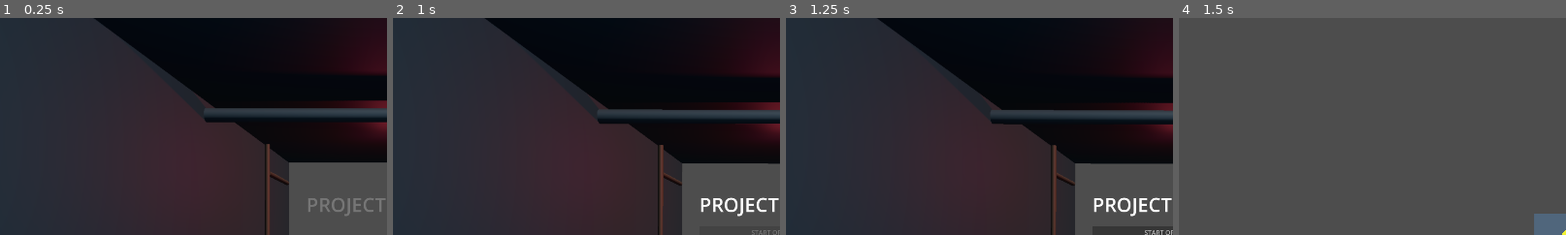
Above: before the commit, frames 1-4 (left to right).
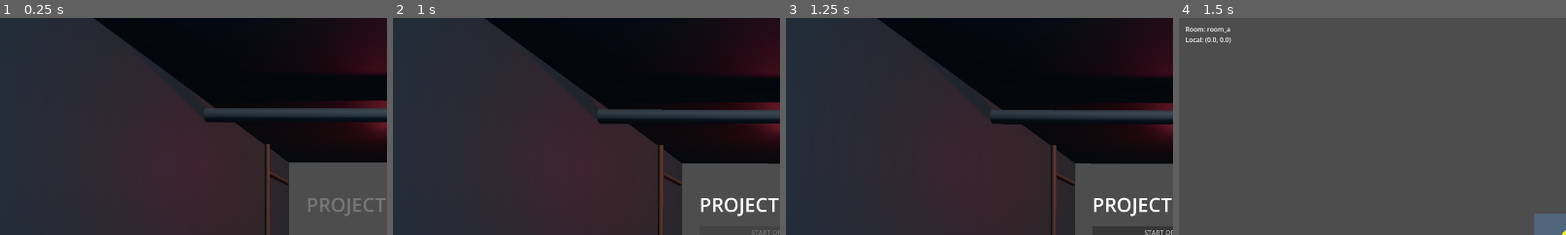
Above: after the commit, the same moments.

Repository: fedemuntaabski/PROJECT-EUROPA---BREACH-SALVAGE
Game: Godot game, scene res://scenes/ui/MainMenu.tscn
The game is run twice, just before and just after one commit, with the same random seed, the same clock (stepped at 60 frames per second) and the same inputs.
Inputs:
- Up to frame 1 (0.25 s): no input
- Up to frame 2 (1 s): hold D (right) from 0.53 s (still down)
- Up to frame 3 (1.25 s): keep holding D (right)
- Up to frame 4 (1.5 s): release D (right) at 1.25 s; click "START OPERATION" at 1.25 s
The pictures show only the part of the screen within x 0-50%, y 0-50%; the shares and areas given below are measured in that part.

Frames 1-3 are identical in both runs. In frame 4, 0.3% of the frame differs, in the area x 1-14%, y 4-12%.

Commit message:
cambios 5

Diff:
--- a/scenes/levels/Game.tscn
+++ b/scenes/levels/Game.tscn
@@ -53,6 +53,12 @@
 color = Color(0.95, 0.95, 0.2, 1)
 polygon = PackedVector2Array(0, -16, 14, 0, 0, 16, -14, 0)
 
-[node name="Camera2D" type="Camera2D" parent="World/Player" unique_id=1905539412]
+[node name="Camera2D" type="Camera2D" parent="World" unique_id=1905539412]
 
 [node name="UI" type="CanvasLayer" parent="." unique_id=1654844096]
+
+[node name="DebugInfo" type="Label" parent="UI" unique_id=1582319921]
+offset_left = 16.0
+offset_top = 16.0
+text = "Room: --
+Local: --"
--- a/scripts/levels/room.gd
+++ b/scripts/levels/room.gd
@@ -3,11 +3,16 @@
 class_name Room
 
 @export var room_id: StringName = &""
+@export var room_size: Vector2 = Vector2(160, 110)
 
 
 func get_room_id() -> StringName:
 	return room_id
 
 
+func get_room_bounds() -> Rect2:
+	return Rect2(-room_size * 0.5, room_size)
+
+
 func is_room() -> bool:
 	return true
--- a/scripts/levels/world.gd
+++ b/scripts/levels/world.gd
@@ -27,9 +27,12 @@
 var _current_room_id: StringName = START_ROOM_ID
 
 @onready var _player: Node2D = $Player
+@onready var _camera: Camera2D = $Camera2D
+@onready var _debug_label: Label = get_node_or_null("../UI/DebugInfo") as Label
 
 const ACTIVE_ROOM_MODULATE := Color(1, 1, 1, 1)
 const INACTIVE_ROOM_MODULATE := Color(0.75, 0.75, 0.75, 0.45)
+const CAMERA_FOLLOW_SPEED := 8.0
 
 
 func _ready() -> void:
@@ -42,19 +45,66 @@
 		_current_room_id = _rooms.keys()[0]
 
 	_set_current_room(_current_room_id)
+	if is_instance_valid(_player) and _rooms.has(_current_room_id):
+		_player.global_position = _rooms[_current_room_id].global_position
+	_update_debug_readout()
+	_update_camera(0.0)
+
+
+func _process(delta: float) -> void:
+	_update_camera(delta)
+	_update_debug_readout()
 
 
 func try_move(direction: StringName) -> bool:
+	return _attempt_directional_transition(direction)
+
+
+func resolve_player_room() -> void:
+	if not is_instance_valid(_player) or not _rooms.has(_current_room_id):
+		return
+
+	var current_room: Node2D = _rooms[_current_room_id]
+	var local_position: Vector2 = _player.global_position - current_room.global_position
+	var room_bounds: Rect2 = _get_room_bounds(current_room)
+	var half_extents: Vector2 = room_bounds.size * 0.5
 	var connections: Dictionary = ROOM_CONNECTIONS.get(_current_room_id, {})
-	if not connections.has(direction):
-		return false
 
-	var next_room_id: StringName = connections[direction]
-	if not _rooms.has(next_room_id):
-		return false
+	var transition_direction: StringName = &""
+	var transition_overshoot: float = 0.0
 
-	_set_current_room(next_room_id)
-	return true
+	if local_position.x > half_extents.x:
+		if connections.has(&"right"):
+			transition_direction = &"right"
+			transition_overshoot = local_position.x - half_extents.x
+		else:
+			local_position.x = half_extents.x
+	elif local_position.x < -half_extents.x:
+		if connections.has(&"left"):
+			transition_direction = &"left"
+			transition_overshoot = -half_extents.x - local_position.x
+		else:
+			local_position.x = -half_extents.x
+
+	if local_position.y > half_extents.y:
+		if connections.has(&"down") and local_position.y - half_extents.y > transition_overshoot:
+			transition_direction = &"down"
+			transition_overshoot = local_position.y - half_extents.y
+		else:
+			local_position.y = half_extents.y
+	elif local_position.y < -half_extents.y:
+		if connections.has(&"up") and -half_extents.y - local_position.y > transition_overshoot:
+			transition_direction = &"up"
+			transition_overshoot = -half_extents.y - local_position.y
+		else:
+			local_position.y = -half_extents.y
+
+	if transition_direction != &"":
+		_transition_player_to_room(transition_direction, transition_overshoot, local_position)
+	else:
+		_player.global_position = current_room.global_position + local_position
+
+	_update_debug_readout()
 
 
 func _cache_rooms() -> void:
@@ -68,15 +118,79 @@
 
 func _set_current_room(room_id: StringName) -> void:
 	_current_room_id = room_id
+	_apply_room_visual_state()
+	room_changed.emit(room_id)
+
+
+func _attempt_directional_transition(direction: StringName) -> bool:
+	var connections: Dictionary = ROOM_CONNECTIONS.get(_current_room_id, {})
+	if not connections.has(direction):
+		return false
+
+	var next_room_id: StringName = connections[direction]
+	if not _rooms.has(next_room_id):
+		return false
+
+	_set_current_room(next_room_id)
+	return true
+
+
+func _transition_player_to_room(direction: StringName, overshoot: float, local_position: Vector2) -> void:
+	var connections: Dictionary = ROOM_CONNECTIONS.get(_current_room_id, {})
+	if not connections.has(direction) or not _rooms.has(connections[direction]):
+		return
+
+	var next_room_id: StringName = connections[direction]
+	var next_room: Node2D = _rooms[next_room_id]
+	var next_bounds: Rect2 = _get_room_bounds(next_room)
+	var next_local_position: Vector2 = local_position
+
+	match direction:
+		&"right":
+			next_local_position.x = next_bounds.position.x + overshoot
+			next_local_position.y = clamp(local_position.y, next_bounds.position.y, next_bounds.position.y + next_bounds.size.y)
+		&"left":
+			next_local_position.x = next_bounds.position.x + next_bounds.size.x - overshoot
+			next_local_position.y = clamp(local_position.y, next_bounds.position.y, next_bounds.position.y + next_bounds.size.y)
+		&"down":
+			next_local_position.y = next_bounds.position.y + overshoot
+			next_local_position.x = clamp(local_position.x, next_bounds.position.x, next_bounds.position.x + next_bounds.size.x)
+		&"up":
+			next_local_position.y = next_bounds.position.y + next_bounds.size.y - overshoot
+			next_local_position.x = clamp(local_position.x, next_bounds.position.x, next_bounds.position.x + next_bounds.size.x)
+
+	_current_room_id = next_room_id
+	_player.global_position = next_room.global_position + next_local_position
+	_apply_room_visual_state()
+	print("Current room: ", next_room_id, " | player local position: ", next_local_position)
+	room_changed.emit(next_room_id)
+
+
+func _apply_room_visual_state() -> void:
 	for candidate_room_id: StringName in _rooms.keys():
 		var candidate_room: Node2D = _rooms[candidate_room_id]
 		if is_instance_valid(candidate_room):
-			candidate_room.modulate = ACTIVE_ROOM_MODULATE if candidate_room_id == room_id else INACTIVE_ROOM_MODULATE
+			candidate_room.modulate = ACTIVE_ROOM_MODULATE if candidate_room_id == _current_room_id else INACTIVE_ROOM_MODULATE
 
-	var active_room: Node2D = _rooms[room_id]
 
-	if is_instance_valid(_player):
-		_player.global_position = active_room.global_position
+func _get_room_bounds(room: Node2D) -> Rect2:
+	if room.has_method("get_room_bounds"):
+		return room.get_room_bounds()
+	return Rect2(Vector2(-80, -55), Vector2(160, 110))
 
-	print("Current room: ", room_id)
-	room_changed.emit(room_id)
+
+func _update_camera(delta: float) -> void:
+	if not is_instance_valid(_camera) or not is_instance_valid(_player):
+		return
+
+	var follow_weight: float = 1.0 if delta <= 0.0 else clamp(CAMERA_FOLLOW_SPEED * delta, 0.0, 1.0)
+	_camera.global_position = _camera.global_position.lerp(_player.global_position, follow_weight)
+
+
+func _update_debug_readout() -> void:
+	if not is_instance_valid(_debug_label) or not is_instance_valid(_player) or not _rooms.has(_current_room_id):
+		return
+
+	var current_room: Node2D = _rooms[_current_room_id]
+	var local_position: Vector2 = _player.global_position - current_room.global_position
+	_debug_label.text = "Room: %s\nLocal: (%.1f, %.1f)" % [_current_room_id, local_position.x, local_position.y]
--- a/scripts/player/player.gd
+++ b/scripts/player/player.gd
@@ -2,6 +2,8 @@
 
 
 @onready var _world: Node = get_parent()
+
+@export var move_speed: float = 180.0
 
 
 func _ready() -> void:
@@ -9,16 +11,9 @@
 
 
 func _process(_delta: float) -> void:
-	if Input.is_action_just_pressed("ui_left"):
-		_request_move(&"left")
-	elif Input.is_action_just_pressed("ui_right"):
-		_request_move(&"right")
-	elif Input.is_action_just_pressed("ui_up"):
-		_request_move(&"up")
-	elif Input.is_action_just_pressed("ui_down"):
-		_request_move(&"down")
+	var movement_direction: Vector2 = Input.get_vector("ui_left", "ui_right", "ui_up", "ui_down")
+	if movement_direction != Vector2.ZERO:
+		global_position += movement_direction.normalized() * move_speed * _delta
 
-
-func _request_move(direction: StringName) -> void:
-	if _world != null and _world.has_method("try_move"):
-		_world.try_move(direction)
+	if _world != null and _world.has_method("resolve_player_room"):
+		_world.resolve_player_room()
Not shown, added: Game Shell Changes (step 5 - movement model fix).md
